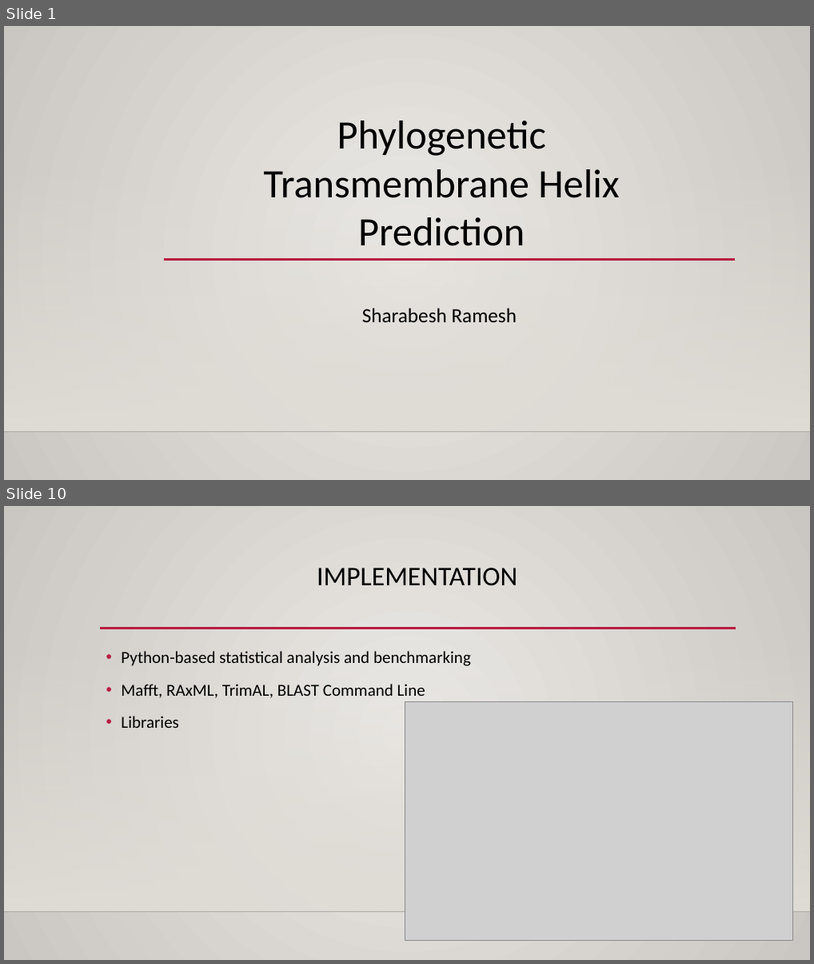
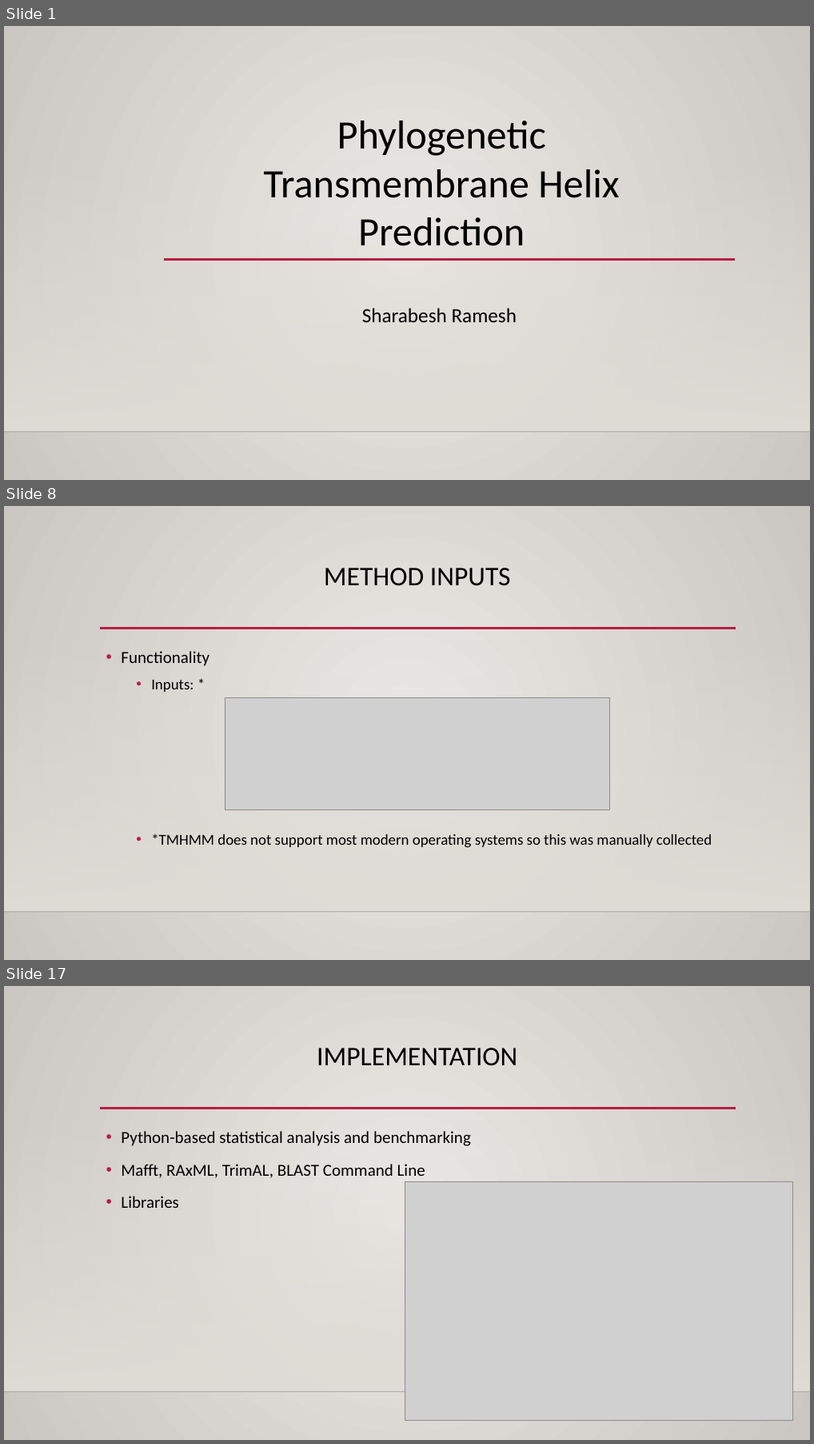
Before and after one commit to Sharabesh/Phylogenomics, a slide deck: Presentation/PresentationImage.pptx. Shown one above the other, each under a label of ours: slides 1 and 10 before the commit, slides 1, 8 and 17 after it; the slides between them are not shown. The pictures are 814x964 and 814x1444 pixels, drawn with LibreOffice and Linux fonts; fonts in the diff are those of the drawing; grey boxes stand for pictures; background and template pictures are left out. Boxes give left, top, right and bottom in pixels: in the first picture for what was removed or moved away, otherwise in the second. Text is boxed around its words. In the diff, an @@ line names an element or a change of style, - is before the commit and + after.

```diff
--- a/Presentation/PresentationImage.pptx
+++ b/Presentation/PresentationImage.pptx
@@ slide 8 added at bbox=[4, 506, 810, 960], background gradient #ECEAE7 to #CAC7C1; not listed: 3 template elements that a slide beside it also shows @@
@@ title added at bbox=[324, 568, 511, 586], 32 pt, text #000000 @@
+METHOD INPUTS
@@ text added at bbox=[121, 651, 712, 848], 18 pt, text #000000 @@
+• Functionality
+  • Inputs: *
+  • *TMHMM does not support most modern operating systems so this was manually collected
@@ picture added at bbox=[226, 698, 610, 810] @@
@@ what was slide 10 is now slide 17 @@
```
Also in this commit, not shown: 9 slides changed, 6 other slides added, 45 other files.
